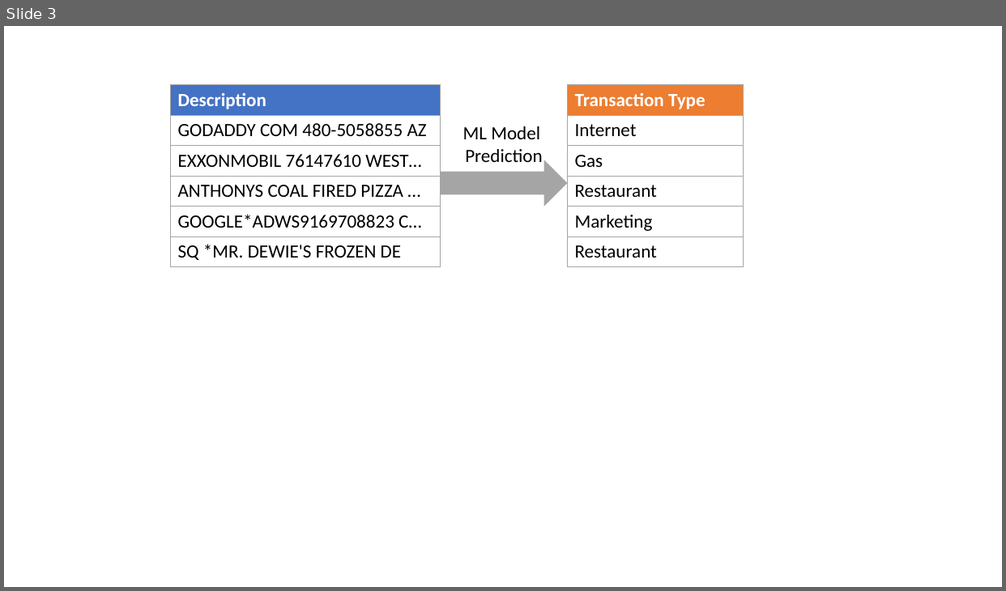
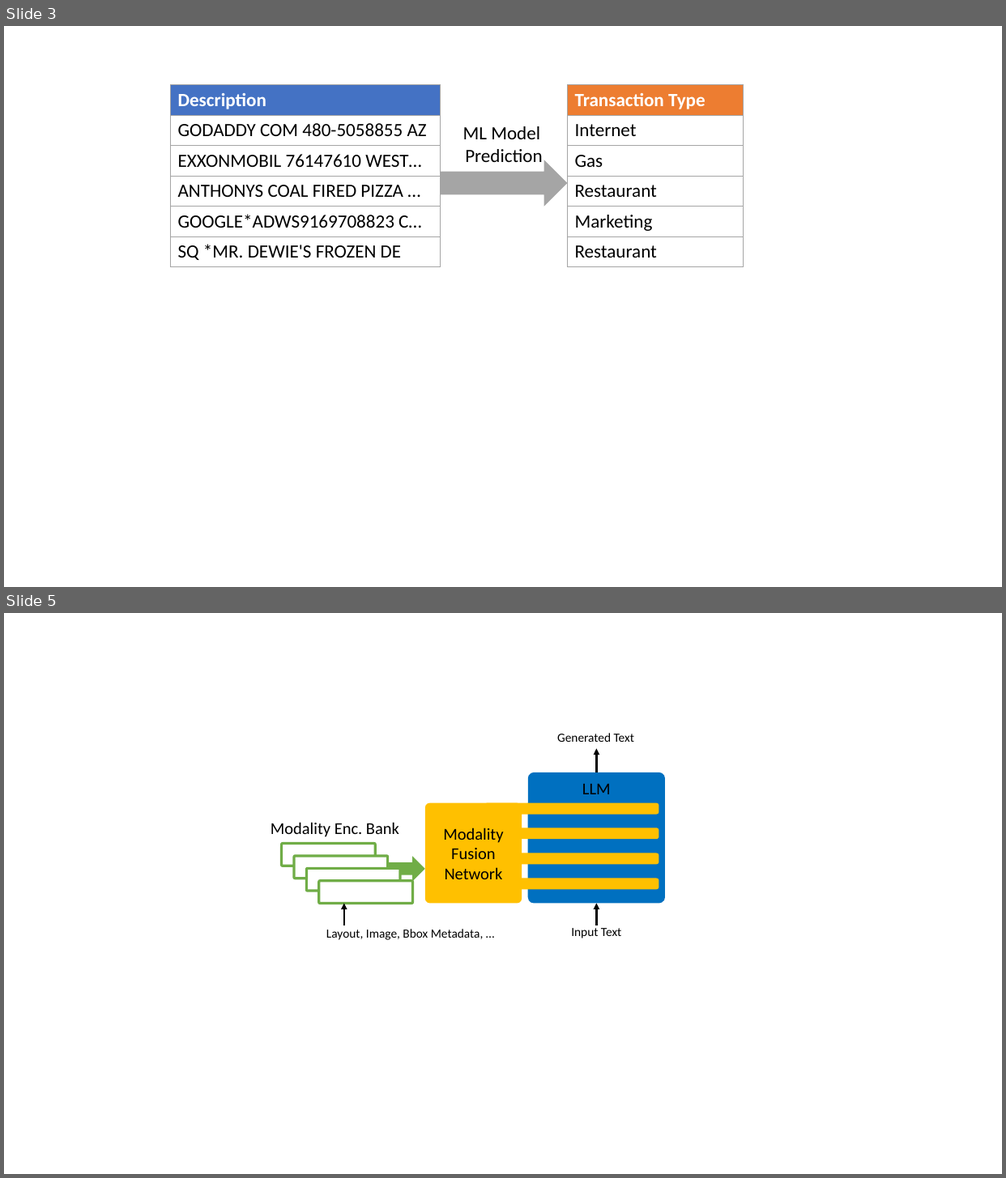
Before and after one commit to yuchsiao/yuchsiao.github.io, a slide deck: designs/question-answering.pptx. Shown one above the other, each under a label of ours: slide 3 before the commit, slides 3 and 5 after it; the slides between them are not shown. The pictures are 1006x591 and 1006x1178 pixels, drawn with LibreOffice and Linux fonts; fonts in the diff are those of the drawing. Boxes give left, top, right and bottom in pixels: in the first picture for what was removed or moved away, otherwise in the second. Text is boxed around its words. In the diff, an @@ line names an element or a change of style, - is before the commit and + after.

```diff
--- a/designs/question-answering.pptx
+++ b/designs/question-answering.pptx
@@ slide 5 added at <box>4,613,1002,1174</box>, background #FFFFFF @@
@@ text added at <box>557,733,634,742</box>, 12 pt, text #000000 @@
+Generated Text
@@ arrow added from (597, 773) to (597, 748), #000000 2 pt @@
@@ rounded rectangle added at <box>528,773,665,904</box>, fill #0070C0, 16 pt, text #000000 @@
+LLM
@@ group added at <box>425,803,659,904</box>: 5 rounded rectangles @@
+Modality
+Fusion
+Network
@@ text added at <box>270,822,399,837</box>, 16 pt, text #000000 @@
+Modality Enc. Bank
@@ rounded rectangle added at <box>282,844,375,866</box>, fill #FFFFFF, outline #70AD47 2.5 pt @@
@@ rounded rectangle added at <box>295,856,388,879</box>, fill #FFFFFF, outline #70AD47 2.5 pt @@
@@ rounded rectangle added at <box>306,868,400,891</box>, fill #FFFFFF, outline #70AD47 2.5 pt @@
@@ right arrow added at <box>387,856,424,882</box>, fill #70AD47 @@
@@ rounded rectangle added at <box>319,881,413,904</box>, fill #FFFFFF, outline #70AD47 2.5 pt @@
@@ arrow added from (344, 926) to (344, 904), #000000 2 pt @@
@@ arrow added from (597, 926) to (597, 904), #000000 2 pt @@
@@ text added at <box>571,928,621,939</box>, 12 pt, text #000000 @@
+Input Text
@@ text added at <box>326,929,483,940</box>, 12 pt, text #000000 @@
+Layout, Image, Bbox Metadata, …
```
Also in this commit, not shown: 1 other slide added, 2 other files.
